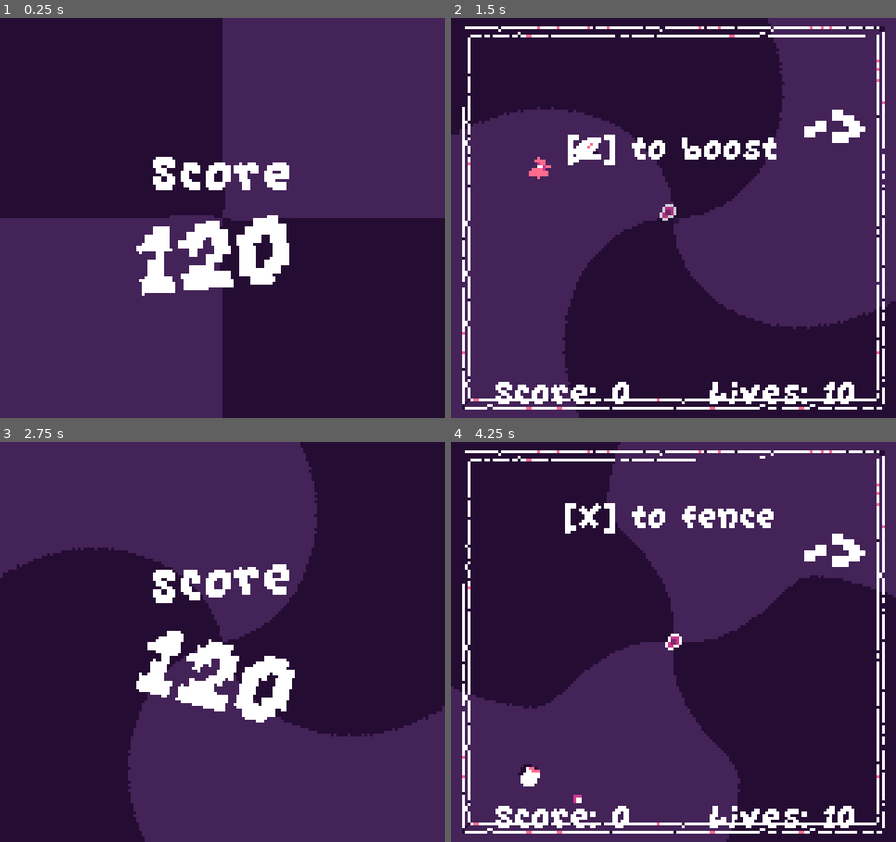
Above: before the commit, frames 1-4 (two rows, left to right).
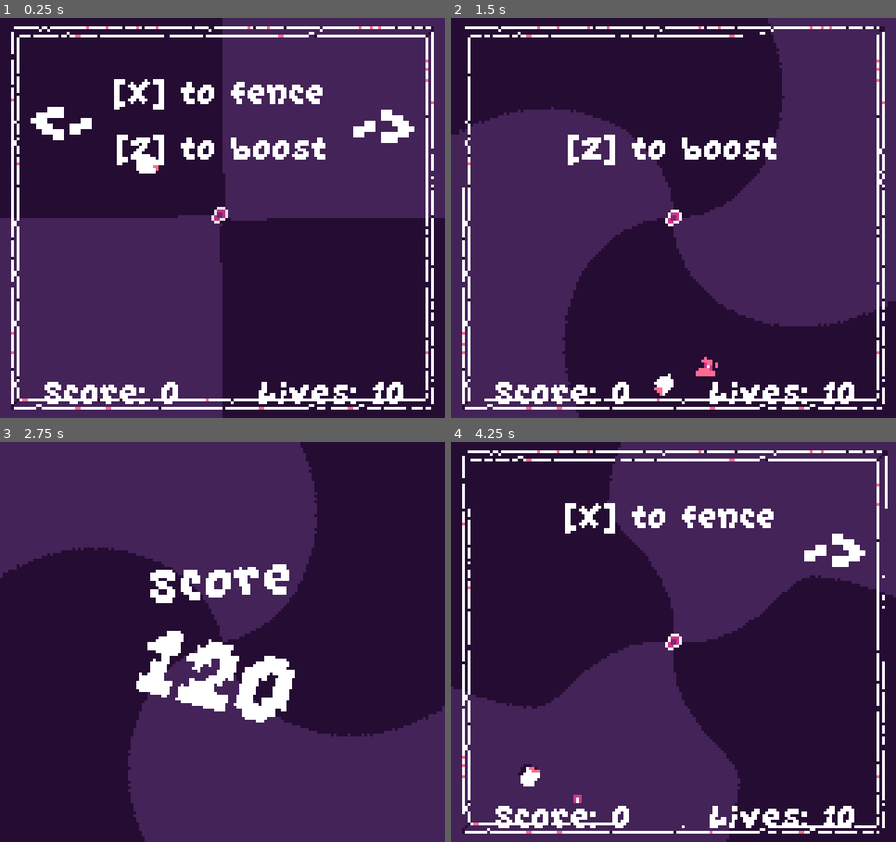
Above: after the commit, the same moments.

Repository: EdBarrancos/Signal
Game: Godot game, scene res://Game/Scenes/Game.tscn
Two runs of this game, one before a commit and one after it. Both use one fixed random seed, a clock stepped at 60 frames per second and the inputs below. Sound files missing from this copy of the repository are replaced by a short silence.
Inputs:
- Up to frame 1 (0.25 s): no input
- Up to frame 2 (1.5 s): tap Enter at 0.5 s; hold D (RIGHT) 0.53-1.28 s; hold Z (BOOST) 0.53-1.28 s; hold A (LEFT) from 1.28 s (still down); tap X (CHORD) at 1.35 s
- Up to frame 3 (2.75 s): release A (LEFT) at 2.03 s; hold D (RIGHT) from 2.03 s (still down); hold Q (GO_TO_ENDSCREEN) from 2.03 s (still down)
- Up to frame 4 (4.25 s): release Q (GO_TO_ENDSCREEN) at 2.78 s; tap Z (BOOST) at 2.85 s; release D (RIGHT) at 3.53 s; hold A (LEFT) from 3.53 s (still down); hold X (CHORD) from 3.53 s (still down)

The runs differ from the first frame. In frame 1, 14% of the frame differs, in the area x 2-98%, y 2-98%; in frame 2, 1.6%; in frame 3, less than 0.1%; in frame 4, 1.7%.

Commit message:
Ramp up sheep spawing

Diff:
--- a/project/Game/Scenes/Game.tscn
+++ b/project/Game/Scenes/Game.tscn
@@ -9,7 +9,6 @@
 script = ExtResource( 2 )
 arena_scene = ExtResource( 1 )
 end_scene = ExtResource( 3 )
-initial_scene = 1
 
 [node name="Arena" parent="." instance=ExtResource( 1 )]
 
--- a/project/Stages/Arena/Scenes/Arena.tscn
+++ b/project/Stages/Arena/Scenes/Arena.tscn
@@ -401,6 +401,8 @@
 bbcode_text = "[center]Lives: 10[/center]"
 text = "Lives: 10"
 
+[node name="SpawnInterval" type="Timer" parent="GameStates/NormalGameState"]
+
 [node name="Spawner" type="Node2D" parent="."]
 script = ExtResource( 7 )
 note = ExtResource( 4 )
@@ -417,3 +419,4 @@
 [connection signal="spawn_pin" from="Player" to="." method="_on_Player_spawn_pin"]
 [connection signal="all_states_finished" from="GameStates" to="." method="_on_GameStates_all_states_finished"]
 [connection signal="finished" from="GameStates/NormalGameState/CameraTransiction" to="GameStates/NormalGameState" method="_on_CameraTransiction_finished"]
+[connection signal="timeout" from="GameStates/NormalGameState/SpawnInterval" to="GameStates/NormalGameState" method="_on_SpawnInterval_timeout"]
--- a/project/Stages/Arena/Scripts/NormalGameState.gd
+++ b/project/Stages/Arena/Scripts/NormalGameState.gd
@@ -7,7 +7,13 @@
 
 onready var score_lives_label = $CanvasLayer
 
-export(int) var number_of_notes = 10;
+onready var spawn_interval_timer = $SpawnInterval
+
+export(int) var max_number_of_notes = 15;
+export(int) var starting_number_of_notes = 3;
+export(float) var spawning_interval = 5.0;
+export(float) var interval_increase = 0.5;
+var current_notes
 
 func _ready():
 	pass
@@ -49,7 +55,22 @@
 	score_lives_label.set_score(0)
 	score_lives_label.reset_lives()
 	spawner.spawn_patch().connect("eaten", self, "on_patch_eaten")
-	for _i in range(number_of_notes):
+	for _i in range(starting_number_of_notes):
 		var note = spawner.spawn_note_in_random_position()
 		note.connect("died", self, "on_note_killed")
 		note.connect("caught", self, "on_note_caught")
+	current_notes = starting_number_of_notes
+	spawn_interval_timer.set_wait_time(spawning_interval)
+	spawn_interval_timer.start()
+
+func _on_SpawnInterval_timeout():
+	if current_notes >= max_number_of_notes:
+		return
+
+	var note = spawner.spawn_note_in_random_position()
+	note.connect("died", self, "on_note_killed")
+	note.connect("caught", self, "on_note_caught")
+	current_notes += 1
+	spawning_interval += interval_increase
+	spawn_interval_timer.set_wait_time(spawning_interval)
+	spawn_interval_timer.start()
